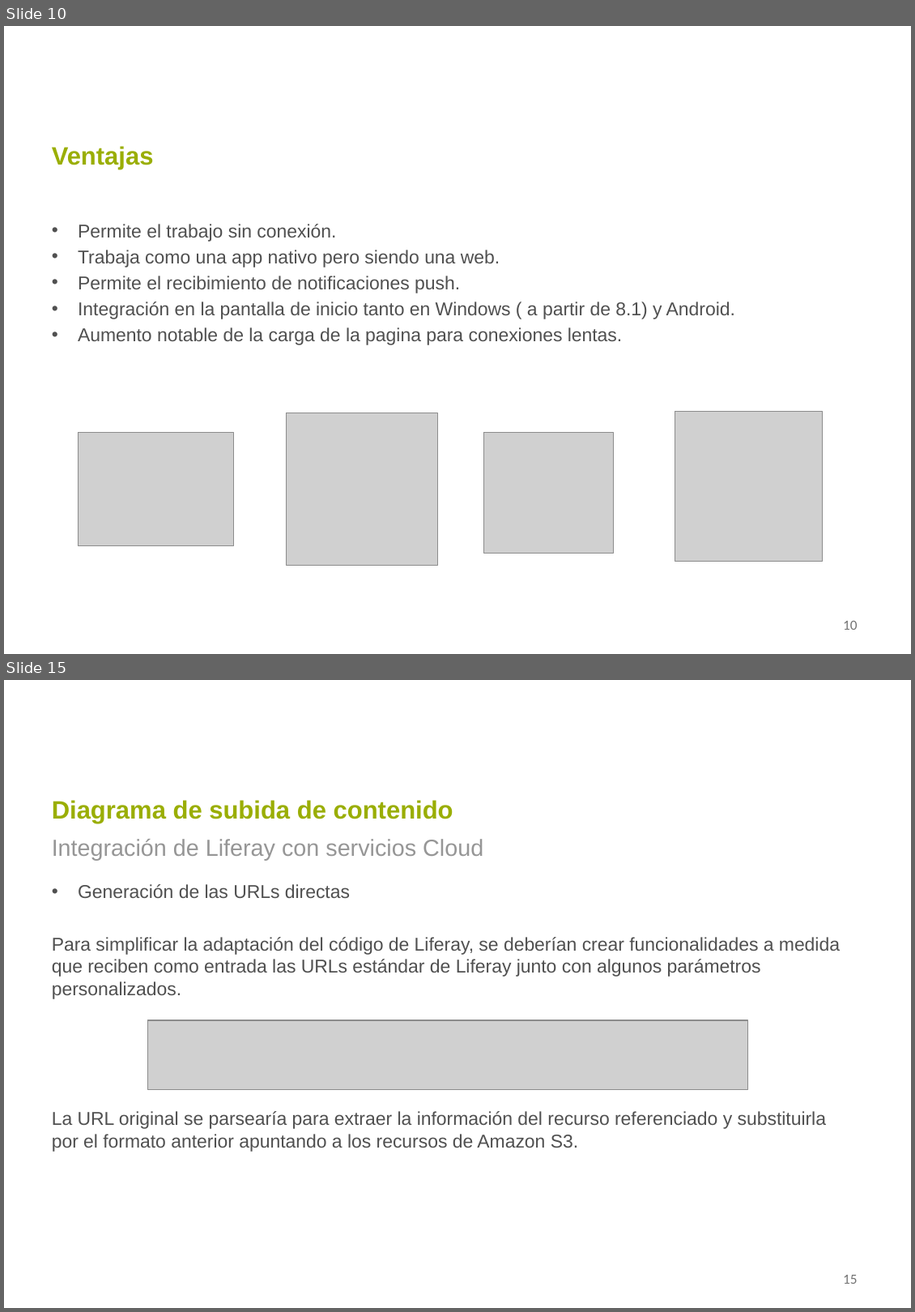
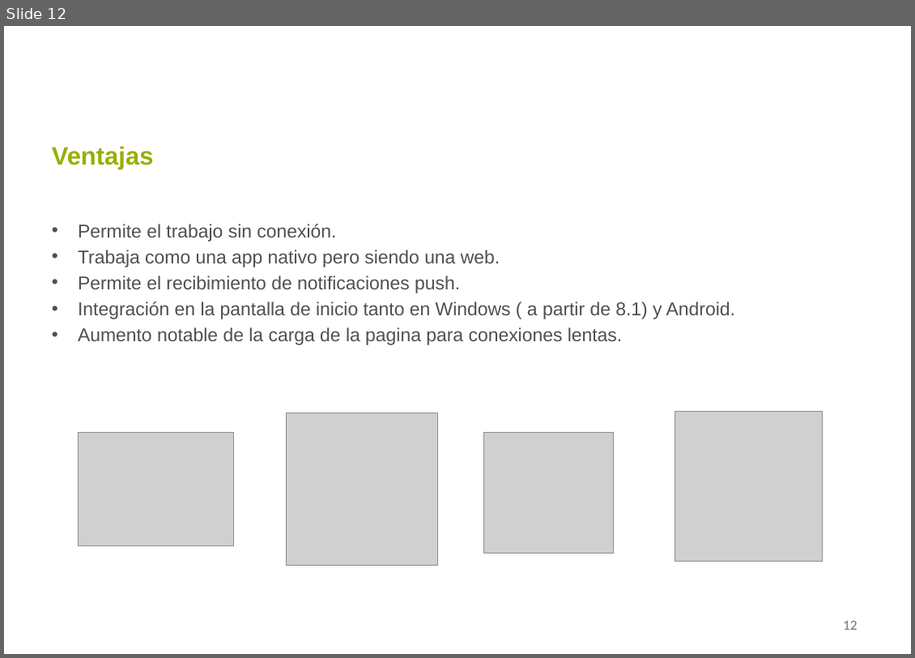
Before and after one commit to eborras14/eborras14.github.io, a slide deck: Documentación/Presentacion_PWA_EduardBorrasRuiz.pptx. Shown one above the other, each under a label of ours: slides 10 and 15 before the commit, slide 12 after it; the slides between them are not shown. The pictures are 915x1312 and 915x658 pixels, drawn with LibreOffice and Linux fonts; fonts in the diff are those of the drawing; grey boxes stand for pictures; background and template pictures are left out. Boxes give left, top, right and bottom in pixels: in the first picture for what was removed or moved away, otherwise in the second. Text is boxed around its words. In the diff, an @@ line names an element or a change of style, - is before the commit and + after.

```diff
--- a/Documentación/Presentacion_PWA_EduardBorrasRuiz.pptx
+++ b/Documentación/Presentacion_PWA_EduardBorrasRuiz.pptx
@@ slide 15 removed at box(4, 680, 911, 1308), background #FFFFFF @@
@@ title removed at box(52, 800, 454, 823) @@
-Diagrama de subida de contenido
@@ text removed at box(52, 839, 484, 861) @@
-Integración de Liferay con servicios Cloud
@@ text removed at box(52, 884, 840, 1151) @@
-• Generación de las URLs directas
-Para simplificar la adaptación del código de Liferay, se deberían crear funcionalidades a medida que reciben como entrada las URLs estándar de Liferay junto con algunos parámetros personalizados.
-La URL original se parsearía para extraer la información del recurso referenciado y substituirla por el formato anterior apuntando a los recursos de Amazon S3.
@@ picture removed at box(148, 1020, 748, 1090) @@
@@ page number removed at box(843, 1275, 857, 1283) @@
-15
@@ what was slide 10 is now slide 12 @@
@@ page number at box(843, 621, 857, 629): text changed @@
-10
+12
```
Also in this commit, not shown: 2 slides changed, 5 slides added, 5 other slides removed.
